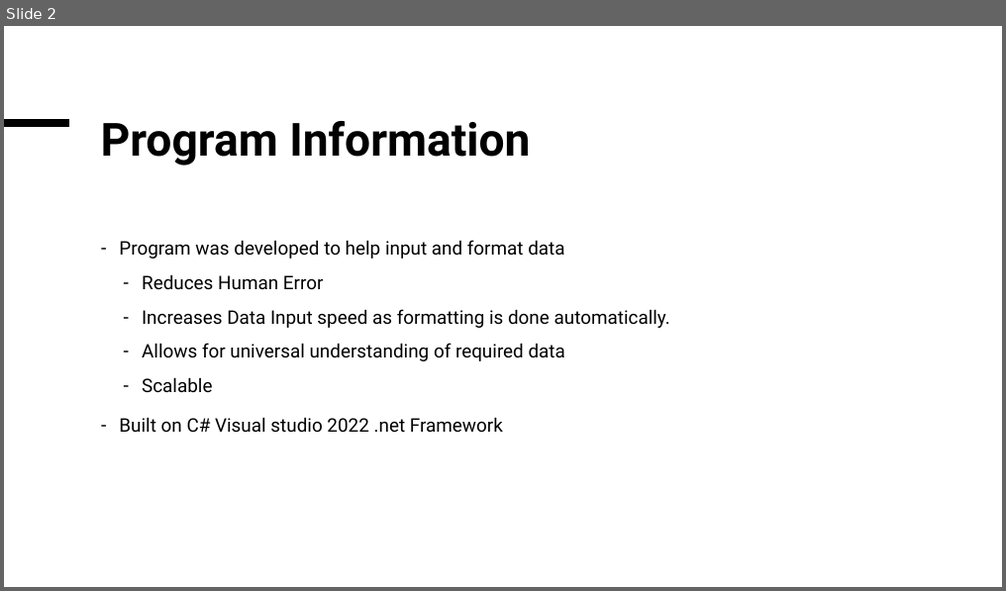
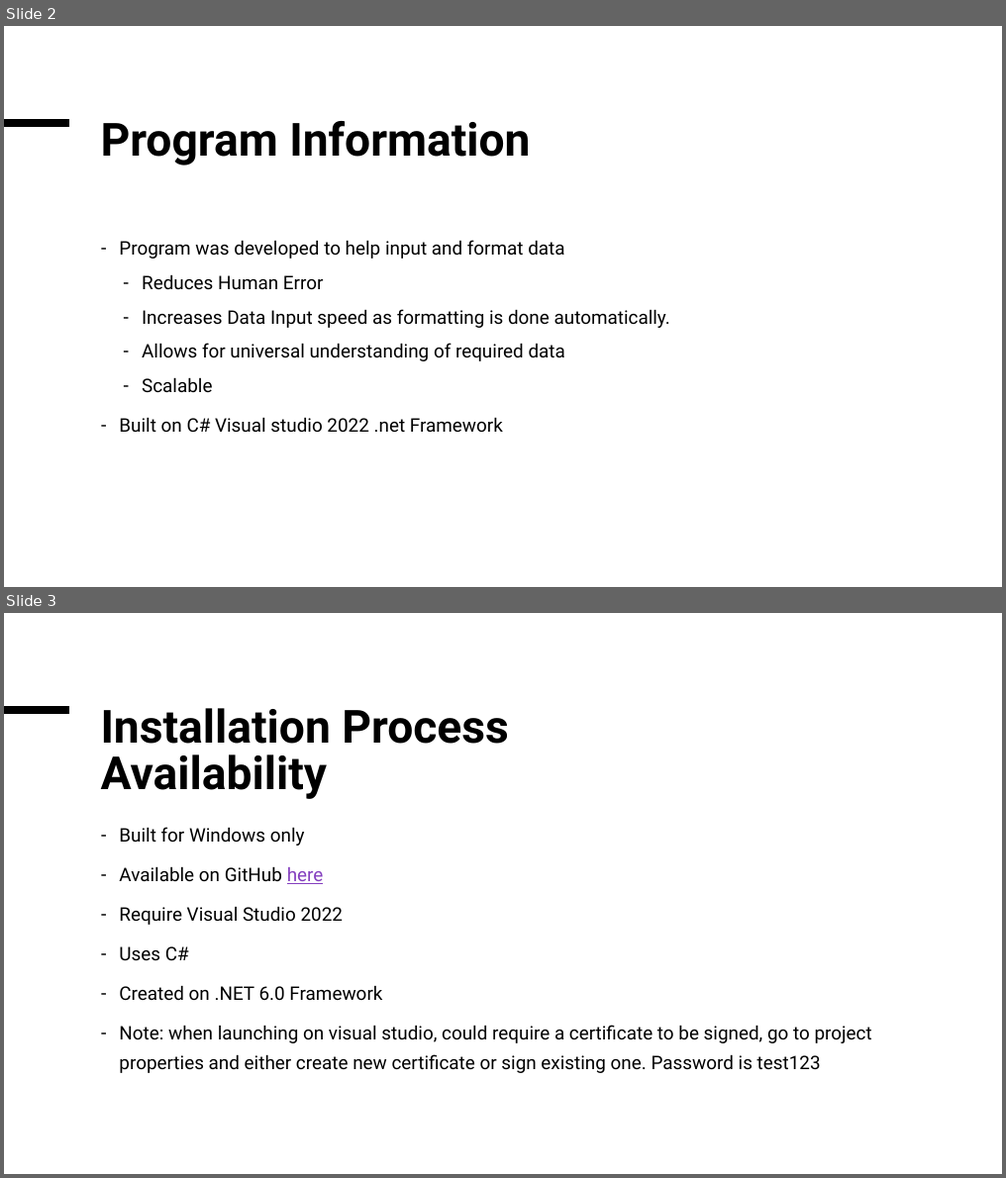
Before and after one commit to D3m0nslay7/HospitalityDataUpdater, a slide deck: Tutorial.pptx. Shown one above the other, each under a label of ours: slide 2 before the commit, slides 2 and 3 after it. The pictures are 1006x591 and 1006x1178 pixels, drawn with LibreOffice and Linux fonts; fonts in the diff are those of the drawing. Boxes give left, top, right and bottom in pixels: in the first picture for what was removed or moved away, otherwise in the second. Text is boxed around its words. In the diff, an @@ line names an element or a change of style, - is before the commit and + after.

```diff
--- a/Tutorial.pptx
+++ b/Tutorial.pptx
@@ slide 3 added at box(4, 613, 1002, 1174), background #FFFFFF; not listed: 1 template element that a slide beside it also shows @@
@@ title added at box(101, 708, 508, 799), 44 pt, text #000000, bold @@
+Installation Process
+Availability
@@ text added at box(119, 827, 872, 1073), 18 pt, text #000000 @@
+– Built for Windows only
+– Available on GitHub here
+– Require Visual Studio 2022
+– Uses C#
+– Created on .NET 6.0 Framework
+– Note: when launching on visual studio, could require a certificate to be signed, go to project properties and either create new certificate or sign existing one. Password is test123
```
Also in this commit, not shown: 12 slides changed, 1 other slide added.
